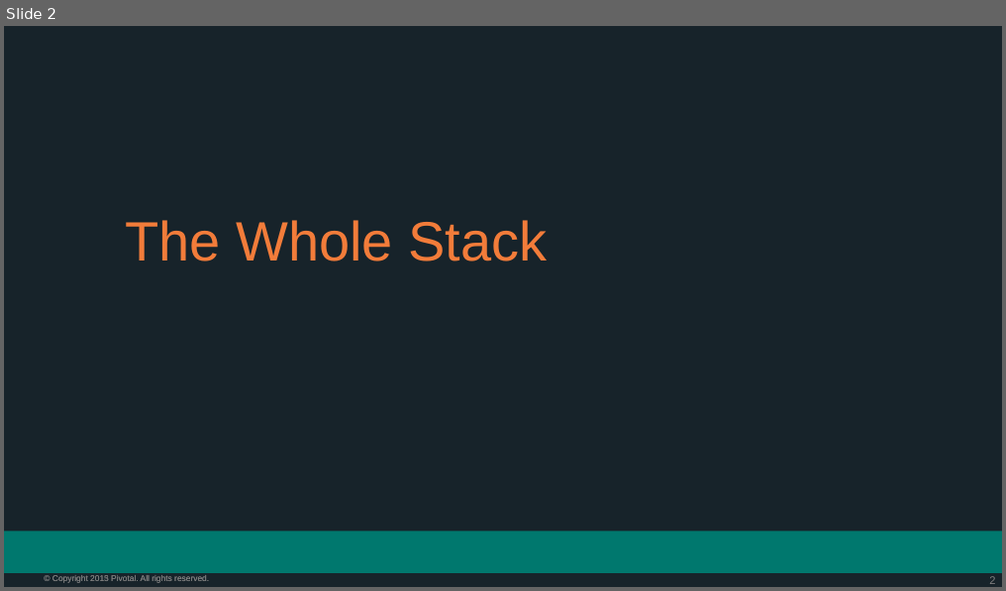
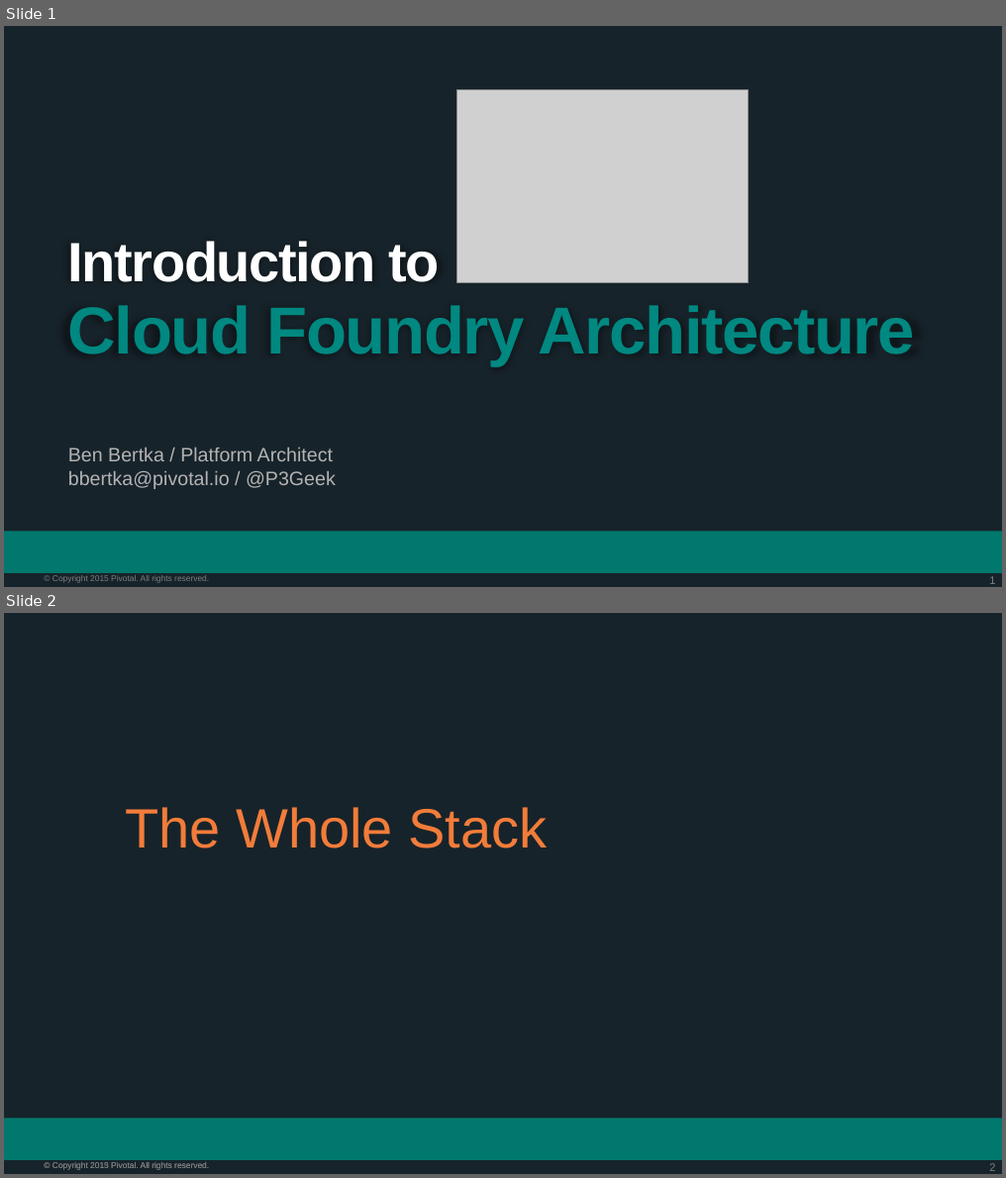
Before and after one commit to bbertka-pivotal/PCF-101-Workshop, a slide deck: presentations/PCF-Architecture.pptx. Shown one above the other, each under a label of ours: slide 2 before the commit, slides 1 and 2 after it. The pictures are 1006x591 and 1006x1178 pixels, drawn with LibreOffice and Linux fonts; fonts in the diff are those of the drawing; grey boxes stand for pictures; background and template pictures are left out. Boxes give left, top, right and bottom in pixels: in the first picture for what was removed or moved away, otherwise in the second. Text is boxed around its words. In the diff, an @@ line names an element or a change of style, - is before the commit and + after.

```diff
--- a/presentations/PCF-Architecture.pptx
+++ b/presentations/PCF-Architecture.pptx
@@ slide 1 added at <box>4,26,1002,587</box>, background #17232A; not listed: 3 template elements that a slide beside it also shows @@
@@ picture added at <box>457,90,747,283</box> @@
@@ text added at <box>68,241,440,282</box>, 40 pt, text #FFFFFF, bold @@
+Introduction to
@@ text added at <box>68,305,915,367</box>, 48 pt, text #008881, bold @@
+Cloud Foundry Architecture
@@ text added at <box>68,448,336,489</box>, 14 pt, text #B3B3B3 @@
+Ben Bertka / Platform Architect
+bbertka@pivotal.io / @P3Geek
```
Also in this commit, not shown: 1 slide changed, 3 other slides added, 1 slide removed.
